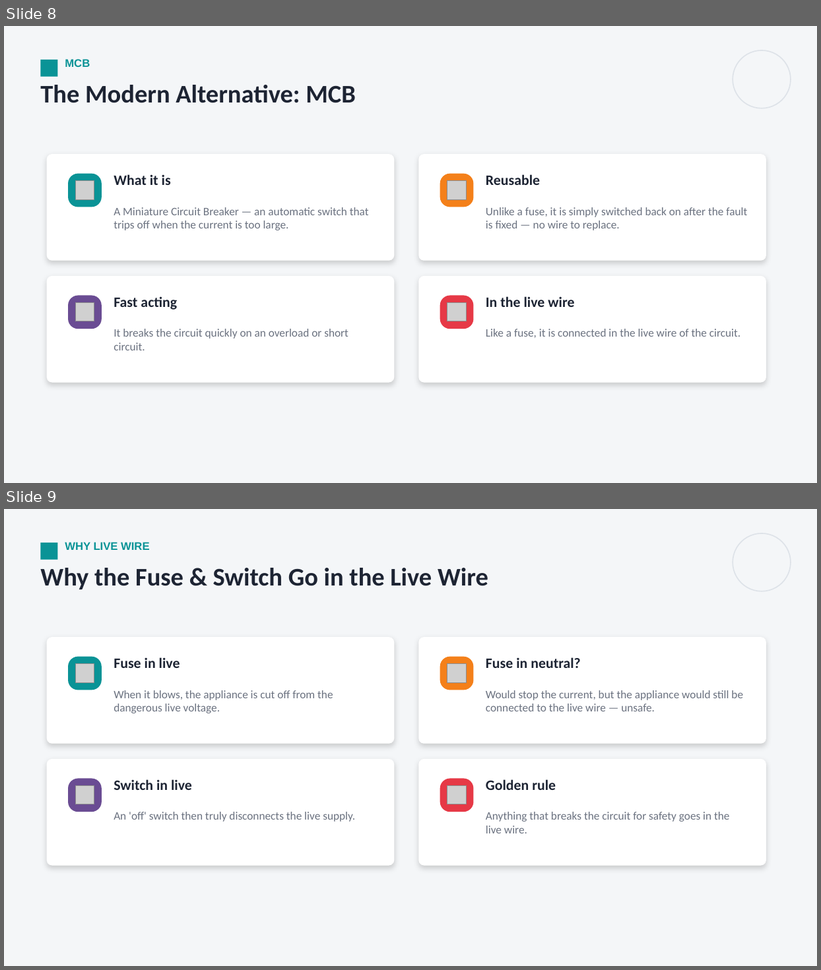
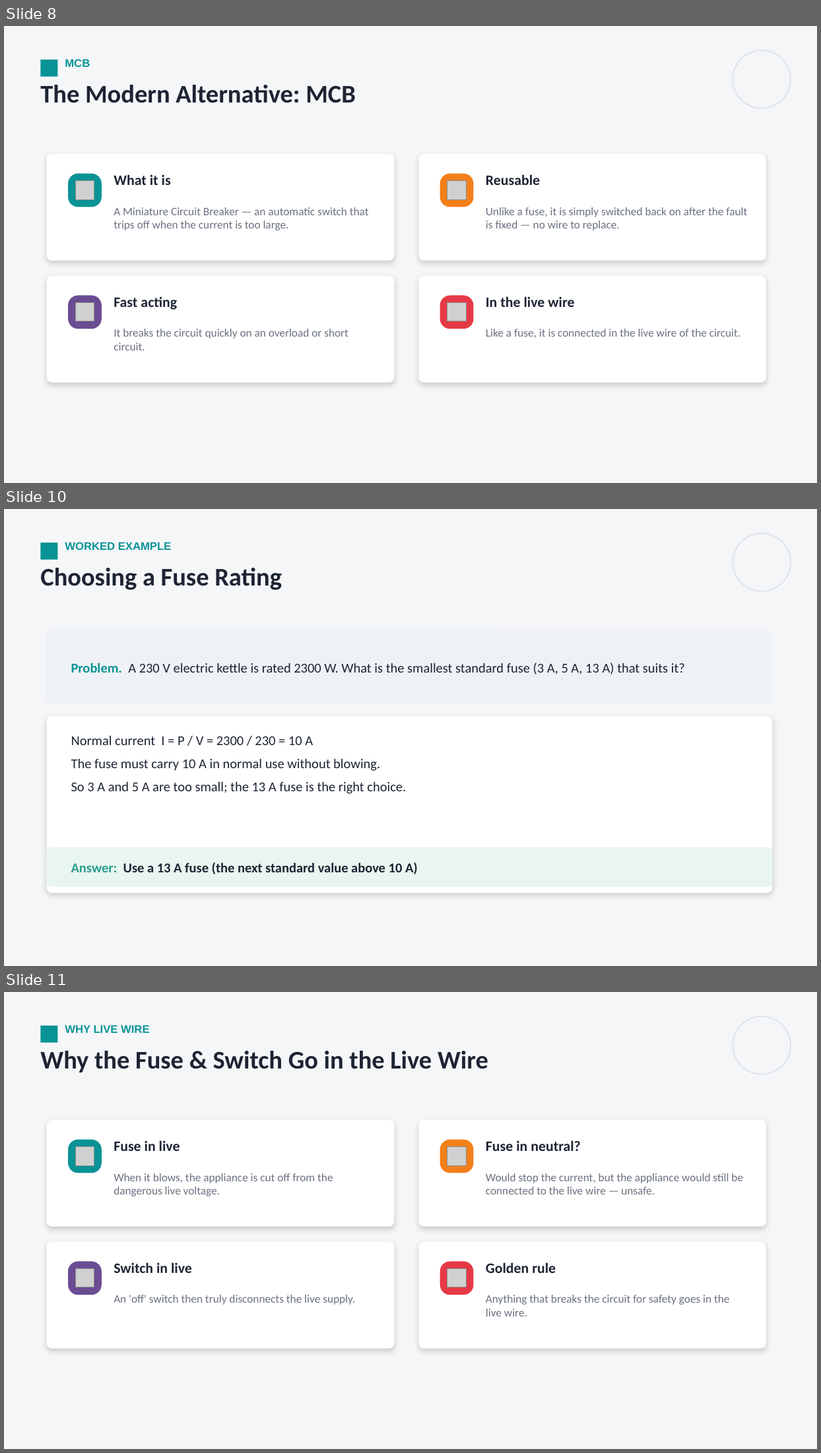
Before and after one commit to parmeshwars2911/MyFirstAR, a slide deck: ppt/Grade10/G10_S91_Household_Circuits_1.pptx. Shown one above the other, each under a label of ours: slides 8 and 9 before the commit, slides 8, 10 and 11 after it; the slides between them are not shown. The pictures are 821x970 and 821x1453 pixels, drawn with LibreOffice and Linux fonts; fonts in the diff are those of the drawing; grey boxes stand for pictures. Boxes give left, top, right and bottom in pixels: in the first picture for what was removed or moved away, otherwise in the second. Text is boxed around its words. In the diff, an @@ line names an element or a change of style, - is before the commit and + after.

```diff
--- a/ppt/Grade10/G10_S91_Household_Circuits_1.pptx
+++ b/ppt/Grade10/G10_S91_Household_Circuits_1.pptx
@@ slide 10 added at (x1=4, y1=509, x2=817, y2=966), background #F4F6F8 @@
@@ rectangle added at (x1=40, y1=543, x2=57, y2=560), fill #0A9396 @@
@@ text added at (x1=65, y1=542, x2=171, y2=550), 13 pt, text #0A9396, bold @@
+WORKED EXAMPLE
@@ ellipse added at (x1=733, y1=533, x2=791, y2=591), outline #DDE2E8 1.25 pt @@
@@ text added at (x1=40, y1=568, x2=282, y2=590), 30 pt, text #1D2433, bold @@
+Choosing a Fuse Rating
@@ rounded rectangle added at (x1=47, y1=631, x2=773, y2=704), fill #EEF2F7 @@
@@ text added at (x1=71, y1=663, x2=685, y2=675), 16 pt, text #1D2433 @@
+Problem. A 230 V electric kettle is rated 2300 W. What is the smallest standard fuse (3 A, 5 A, 13 A) that suits it?
@@ rounded rectangle added at (x1=47, y1=716, x2=773, y2=893), fill #FFFFFF @@
@@ text added at (x1=71, y1=735, x2=406, y2=794), 16 pt, text #1D2433 @@
+Normal current I = P / V = 2300 / 230 = 10 A
+The fuse must carry 10 A in normal use without blowing.
+So 3 A and 5 A are too small; the 13 A fuse is the right choice.
@@ rounded rectangle added at (x1=47, y1=848, x2=773, y2=887), fill #E9F5F0 @@
@@ text added at (x1=71, y1=863, x2=418, y2=875), 16 pt, text #1D2433, bold @@
+Answer: Use a 13 A fuse (the next standard value above 10 A)
@@ what was slide 9 is now slide 11 @@
```
Also in this commit, not shown: 1 slide changed, 3 other slides added, 2 other files.
